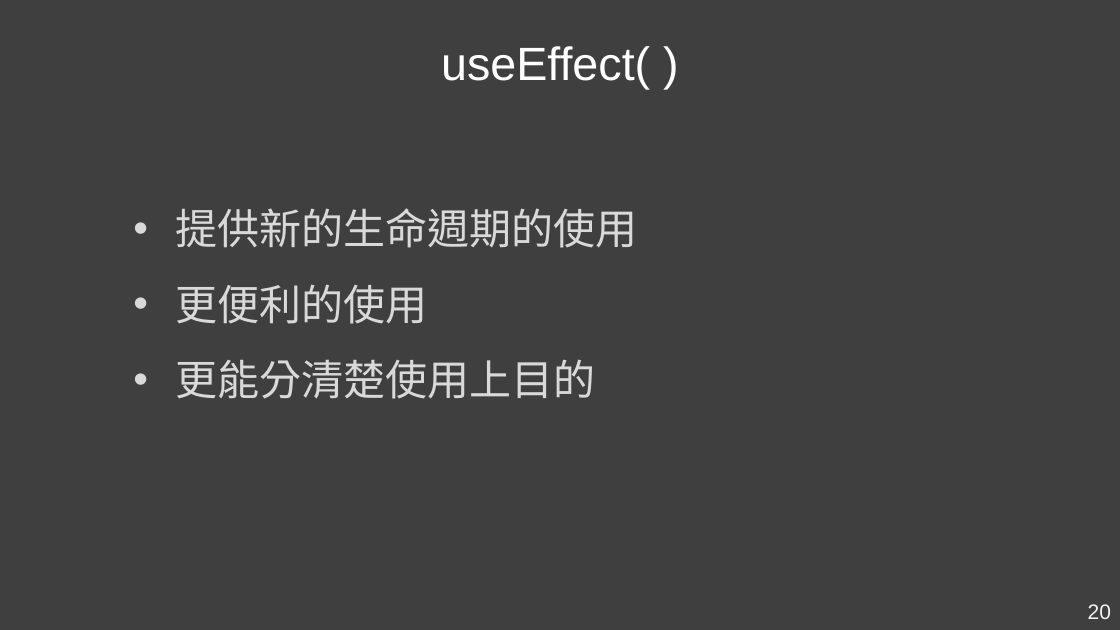
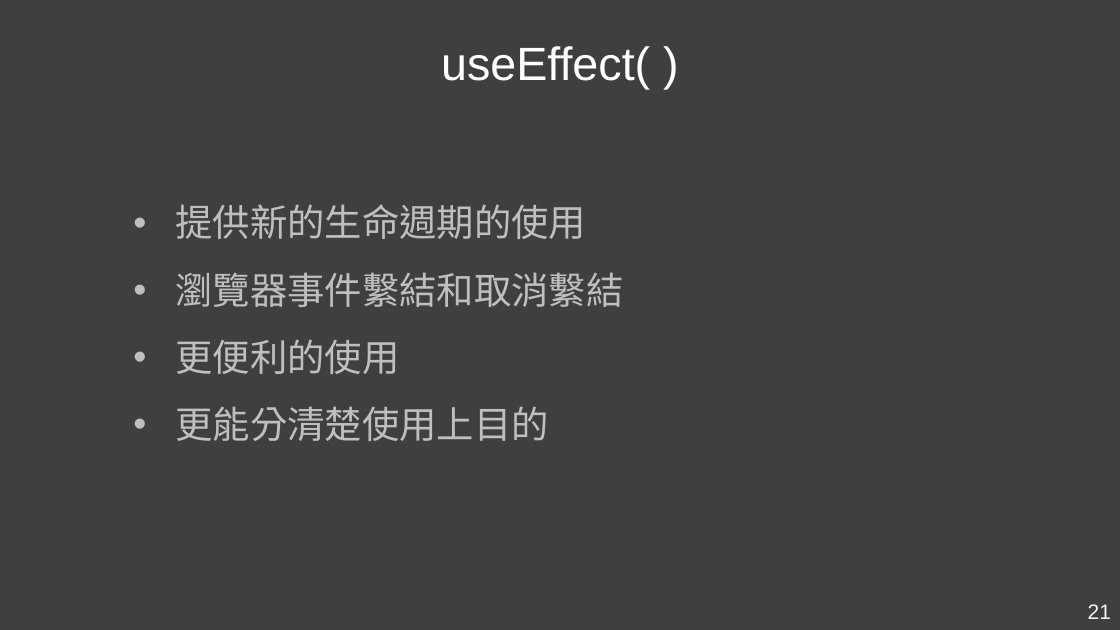
Before and after one commit to Kader-coder/React-Hooks, a slide deck: slide 21 of PPT/React Hooks &.pptx (slide 20 before the commit). Drawn at 1120x630 pixels with LibreOffice and Linux fonts; fonts in the diff are those of the drawing. Boxes give left, top, right and bottom in pixels: in the first picture for what was removed or moved away, otherwise in the second. Text is boxed around its words. In the diff, an @@ line names an element or a change of style, - is before the commit and + after.

```diff
--- a/PPT/React Hooks &.pptx
+++ b/PPT/React Hooks &.pptx
@@ text at <box>175,204,586,441</box>: size 36 to 32 pt, text colour #D9D9D9 to #BFBFBF in "提供新的生命週期的使用", "更便利的使用", "更能分清楚使用上目的" @@
@@ text at <box>175,272,623,307</box>: paragraph added @@
+• 瀏覽器事件繫結和取消繫結
@@ page number at <box>1088,604,1111,619</box>: text changed @@
-20
+21
```
Also in this commit, not shown: 1 other slide changed, 11 slides added, 5 slides removed, 13 other files.
